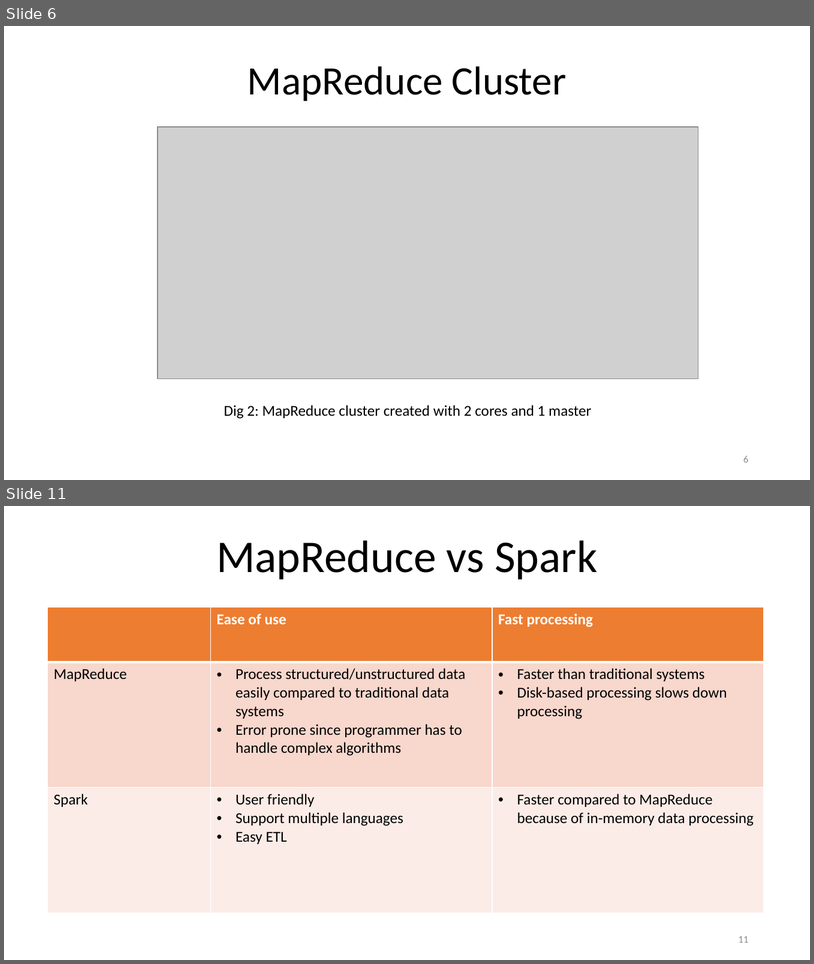
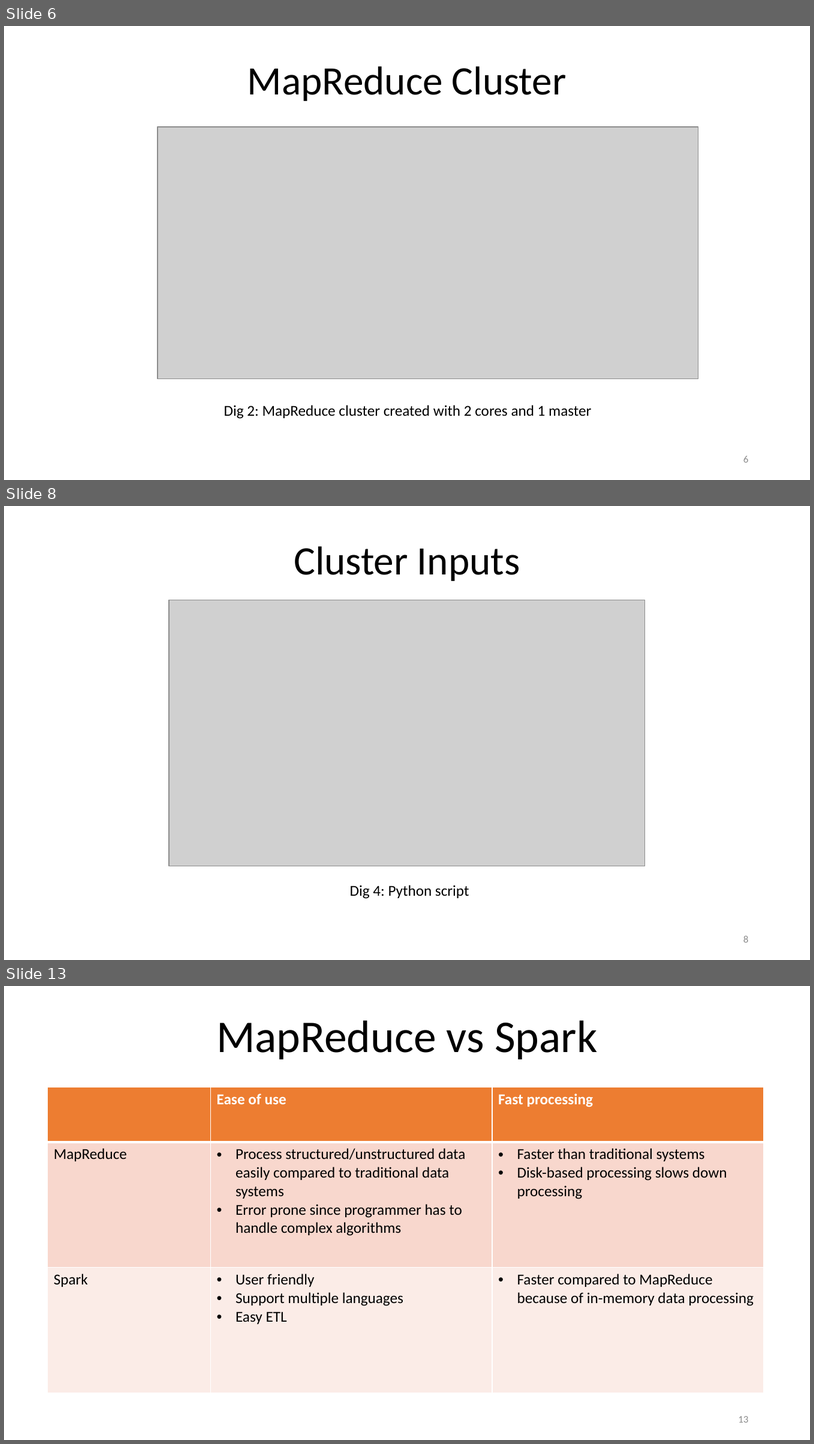
Before and after one commit to hashani26/UoM_MapReduce-vs-Spark, a slide deck: Demo/UOM_239327K.pptx. Shown one above the other, each under a label of ours: slides 6 and 11 before the commit, slides 6, 8 and 13 after it; the slides between them are not shown. The pictures are 814x964 and 814x1444 pixels, drawn with LibreOffice and Linux fonts; fonts in the diff are those of the drawing; grey boxes stand for pictures. Boxes give left, top, right and bottom in pixels: in the first picture for what was removed or moved away, otherwise in the second. Text is boxed around its words. In the diff, an @@ line names an element or a change of style, - is before the commit and + after.

Commit message:
add demo images

```diff
--- a/Demo/UOM_239327K.pptx
+++ b/Demo/UOM_239327K.pptx
@@ slide 8 added at bbox=[4, 506, 810, 960], background #FFFFFF @@
@@ title added at bbox=[294, 546, 520, 581], 48 pt, text #000000 @@
+Cluster Inputs
@@ picture added at bbox=[169, 600, 646, 865] @@
@@ subtitle added at bbox=[350, 885, 470, 898], 18 pt, text #000000 @@
+Dig 4: Python script
@@ page number added at bbox=[744, 935, 749, 942], 12 pt, text #8C8C8C @@
+8
@@ what was slide 11 is now slide 13 @@
@@ page number at bbox=[738, 1416, 749, 1422]: text changed @@
-11
+13
```
Also in this commit, not shown: 6 slides changed, 1 other slide added.
